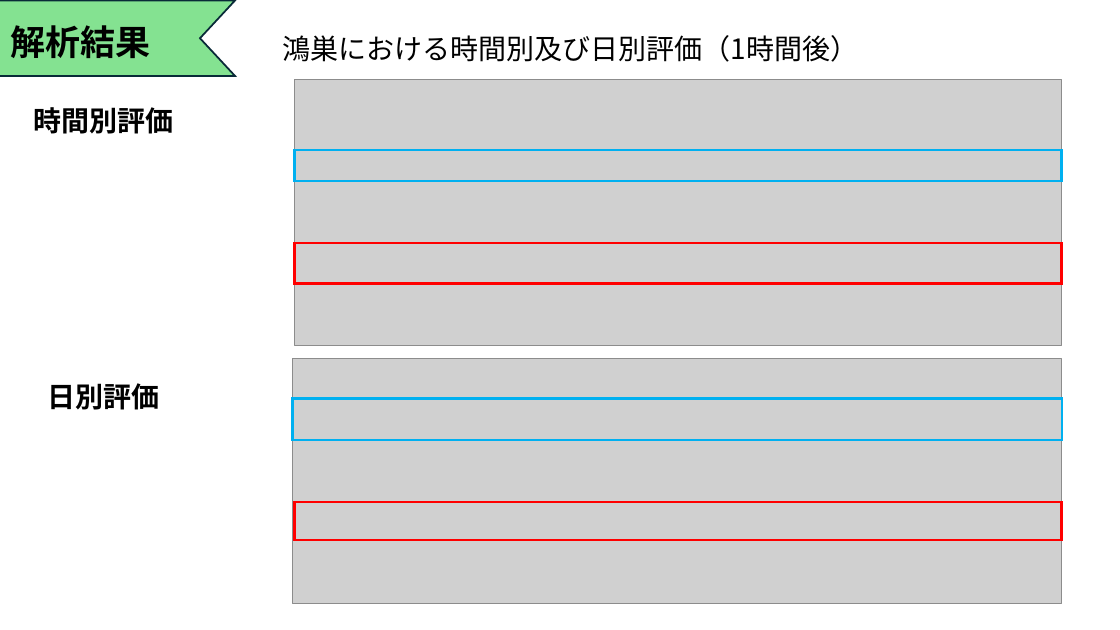
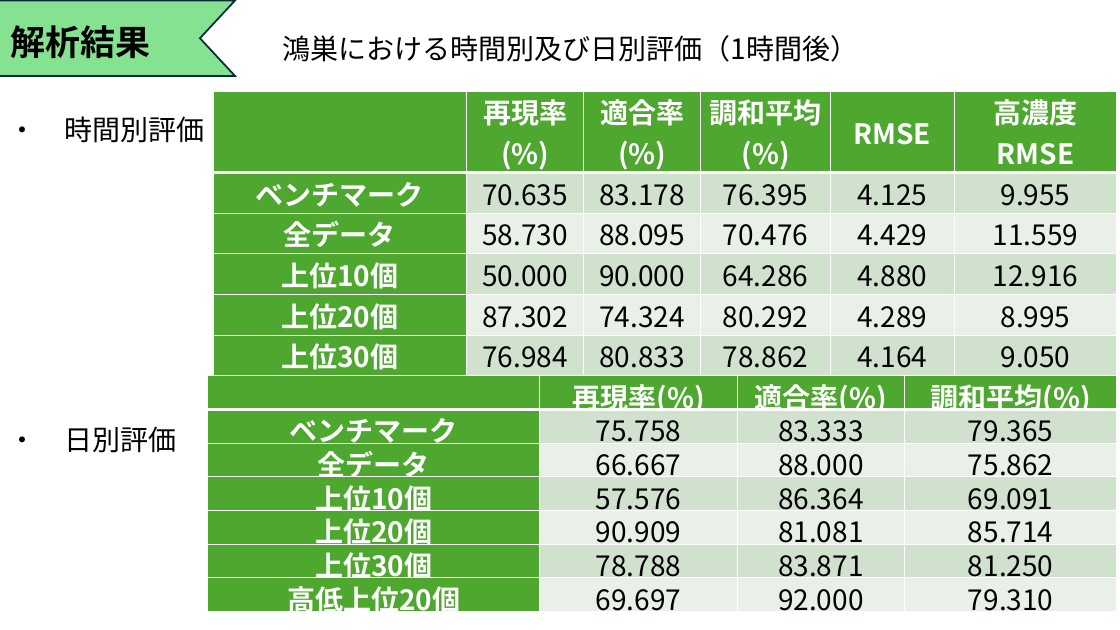
Before and after one commit to Tatsuki0623/lab, a slide deck: slide 11 of out_data/最終発表.pptx (slide 8 before the commit). Drawn at 1120x630 pixels with LibreOffice and Linux fonts; fonts in the diff are those of the drawing; grey boxes stand for pictures. Boxes give left, top, right and bottom in pixels: in the first picture for what was removed or moved away, otherwise in the second. Text is boxed around its words. In the diff, an @@ line names an element or a change of style, - is before the commit and + after.

```diff
--- a/out_data/最終発表.pptx
+++ b/out_data/最終発表.pptx
@@ picture removed at (295,80,1062,345) @@
@@ text at (8,116,204,143): text changed; bold off @@
-時間別評価
+・ 時間別評価
@@ table added at (213,92,1117,622), 7 rows, 6 columns @@
+ | 再現率(%) | 適合率(%) | 調和平均(%) | RMSE | 高濃度RMSE
+ベンチマーク | 70.635 | 83.178 | 76.395 | 4.125 | 9.955
+全データ | 58.730 | 88.095 | 70.476 | 4.429 | 11.559
+上位10個 | 50.000 | 90.000 | 64.286 | 4.880 | 12.916
+上位20個 | 87.302 | 74.324 | 80.292 | 4.289 | 8.995
+上位30個 | 76.984 | 80.833 | 78.862 | 4.164 | 9.050
+高低上位20個 | 69.048 | 89.691 | 78.027 | 3.817 | 9.941
@@ rectangle removed at (295,150,1062,181) @@
@@ rectangle removed at (295,243,1062,283) @@
@@ picture removed at (292,359,1061,604) @@
@@ table added at (208,376,1117,615), 7 rows, 4 columns @@
+ | 再現率(%) | 適合率(%) | 調和平均(%)
+ベンチマーク | 75.758 | 83.333 | 79.365
+全データ | 66.667 | 88.000 | 75.862
+上位10個 | 57.576 | 86.364 | 69.091
+上位20個 | 90.909 | 81.081 | 85.714
+上位30個 | 78.788 | 83.871 | 81.250
+高低上位20個 | 69.697 | 92.000 | 79.310
@@ rectangle removed at (292,399,1062,440) @@
@@ text at (8,426,176,453): text changed; bold off @@
-日別評価
+・ 日別評価
@@ rectangle removed at (295,502,1062,540) @@
```
Also in this commit, not shown: 9 other slides changed, 3 slides added.
